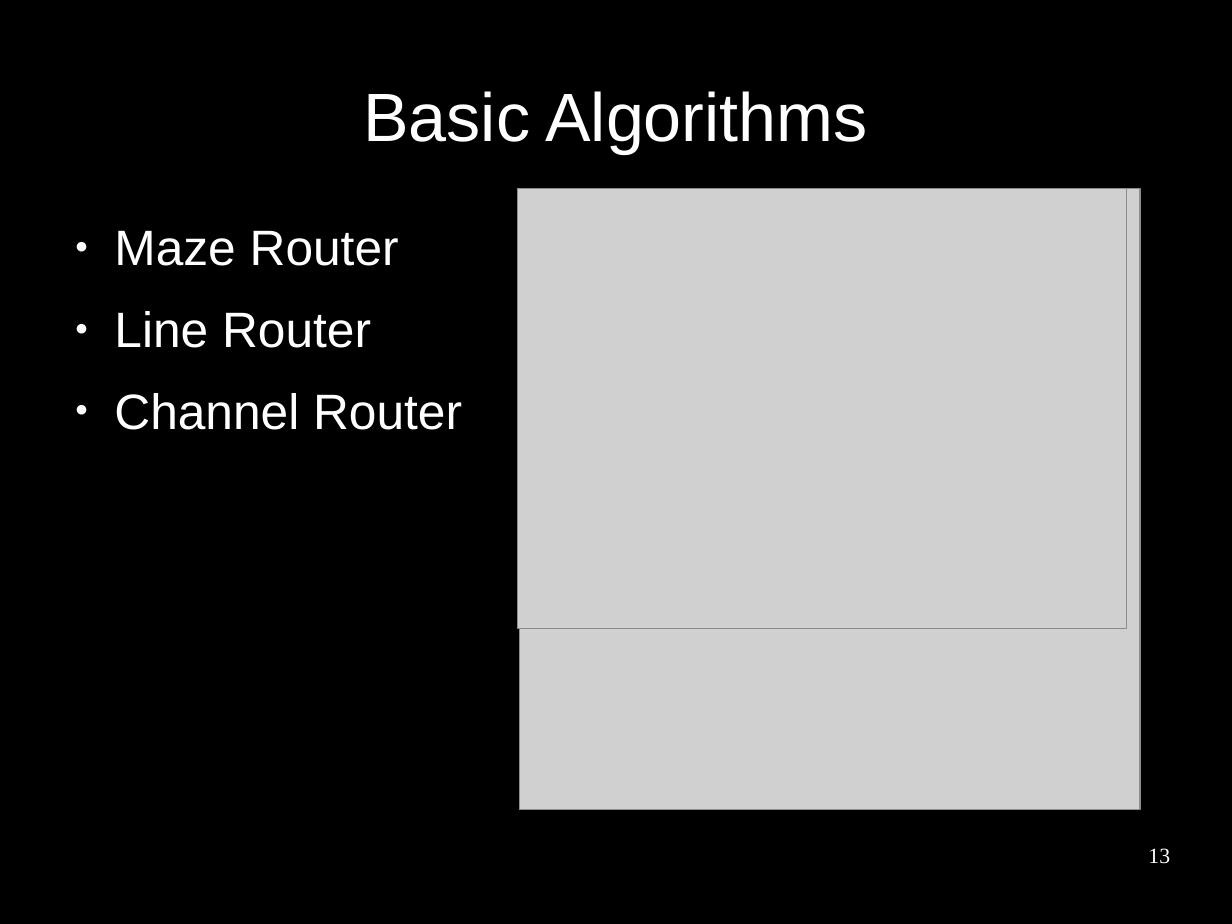
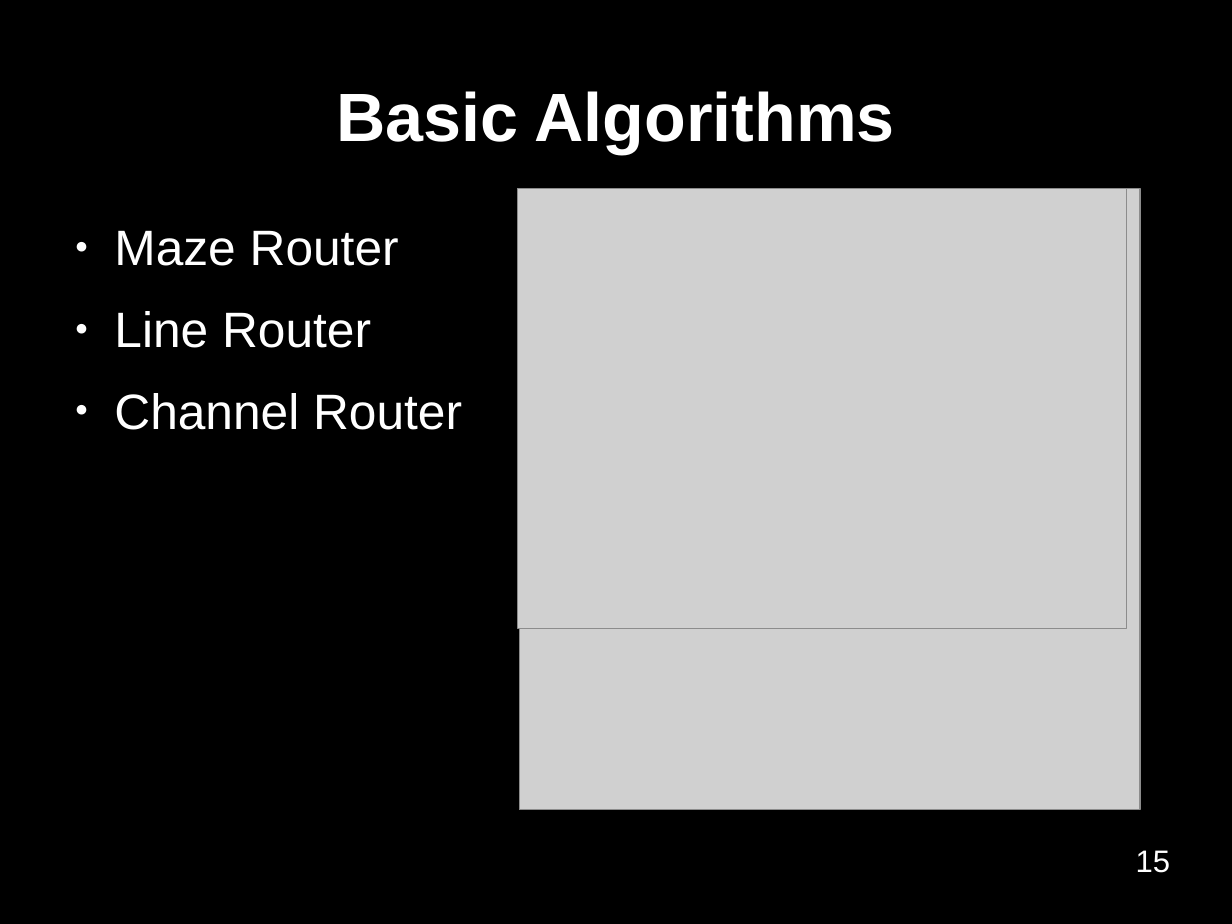
Before and after one commit to benediktibk/bachelorthesis, a slide deck: slide 15 of presentation.odp (slide 13 before the commit). Drawn at 1232x924 pixels with LibreOffice and Linux fonts; fonts in the diff are those of the drawing; grey boxes stand for pictures; background and template pictures are left out. Boxes give left, top, right and bottom in pixels: in the first picture for what was removed or moved away, otherwise in the second. Text is boxed around its words. In the diff, an @@ line names an element or a change of style, - is before the commit and + after.

```diff
--- a/presentation.odp
+++ b/presentation.odp
@@ title "Basic Algorithms" at (336,91,895,153): bold on @@
@@ page number at (1136,850,1171,873): text changed; size 14 to 20 pt; font Times New Roman to Arial @@
-13
+15
```
Also in this commit, not shown: 40 other slides changed, 2 slides added, 1 other file.
